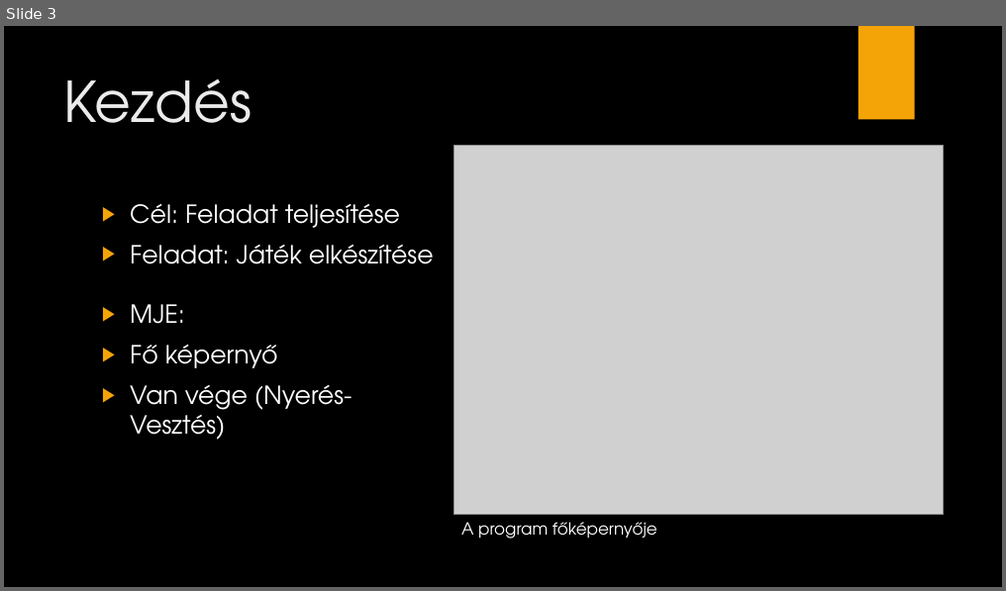
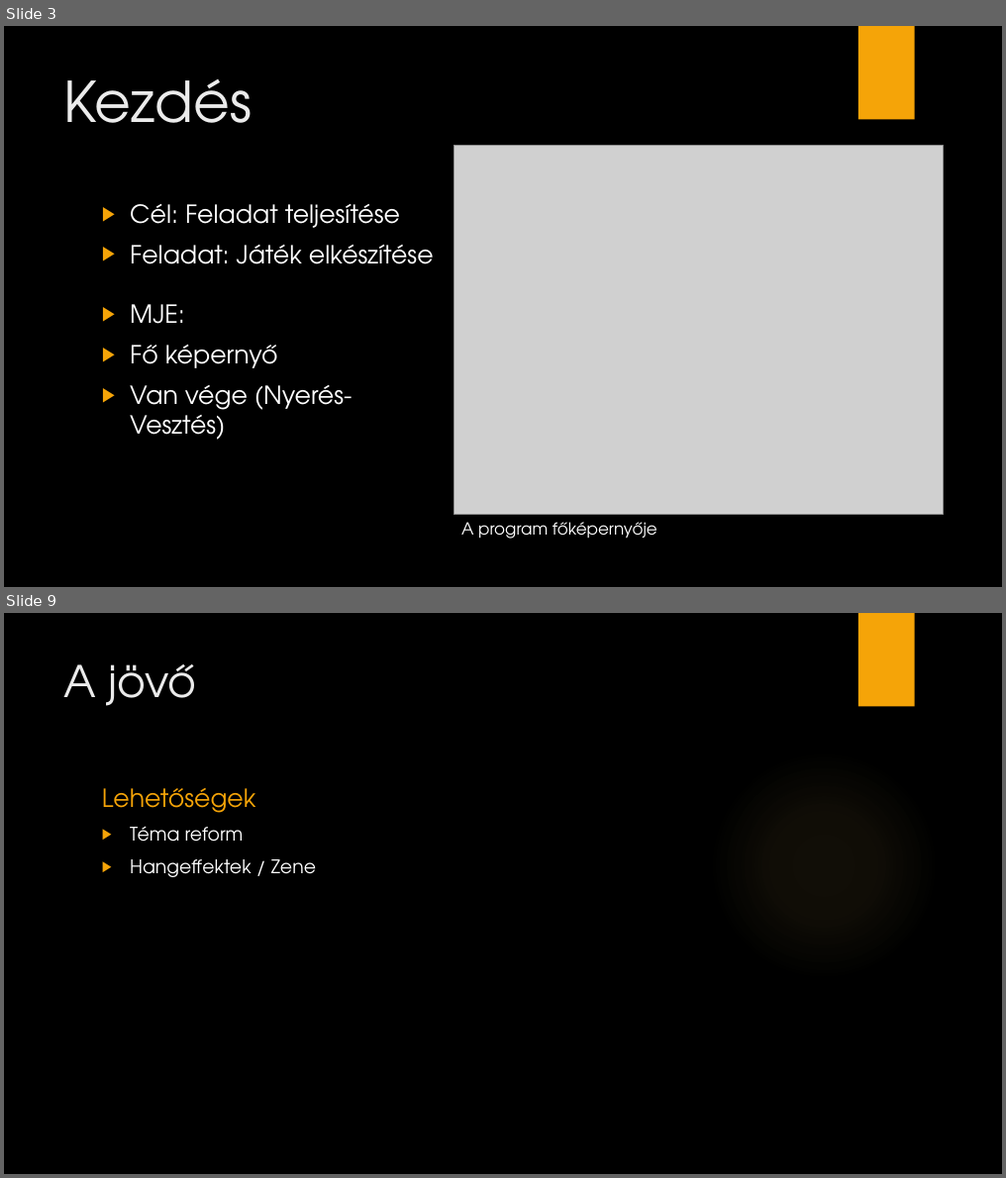
Before and after one commit to kecskeszsoltistvan/OrdogEsPokol, a slide deck: Ne érj a piroshoz.pptx. Shown one above the other, each under a label of ours: slide 3 before the commit, slides 3 and 9 after it; the slides between them are not shown. The pictures are 1006x591 and 1006x1178 pixels, drawn with LibreOffice and Linux fonts; fonts in the diff are those of the drawing; grey boxes stand for pictures; background and template pictures are left out. Boxes give left, top, right and bottom in pixels: in the first picture for what was removed or moved away, otherwise in the second. Text is boxed around its words. In the diff, an @@ line names an element or a change of style, - is before the commit and + after.

```diff
--- a/Ne érj a piroshoz.pptx
+++ b/Ne érj a piroshoz.pptx
@@ slide 9 added at (4, 613, 1002, 1174), background picture (left out); not listed: 1 template element that a slide beside it also shows @@
@@ title added at (64, 664, 197, 705), 42 pt, text #EBEBEB @@
+A jövő
@@ ellipse added at (709, 750, 939, 980), fill gradient #FAC96A @@
@@ text added at (102, 788, 256, 813), 24 pt, text #F5A408 @@
+Lehetőségek
@@ text added at (130, 826, 316, 877), 18 pt, text #FFFFFF @@
+▶ Téma reform
+▶ Hangeffektek / Zene
```
Also in this commit, not shown: 5 other slides added, 1 slide removed.
